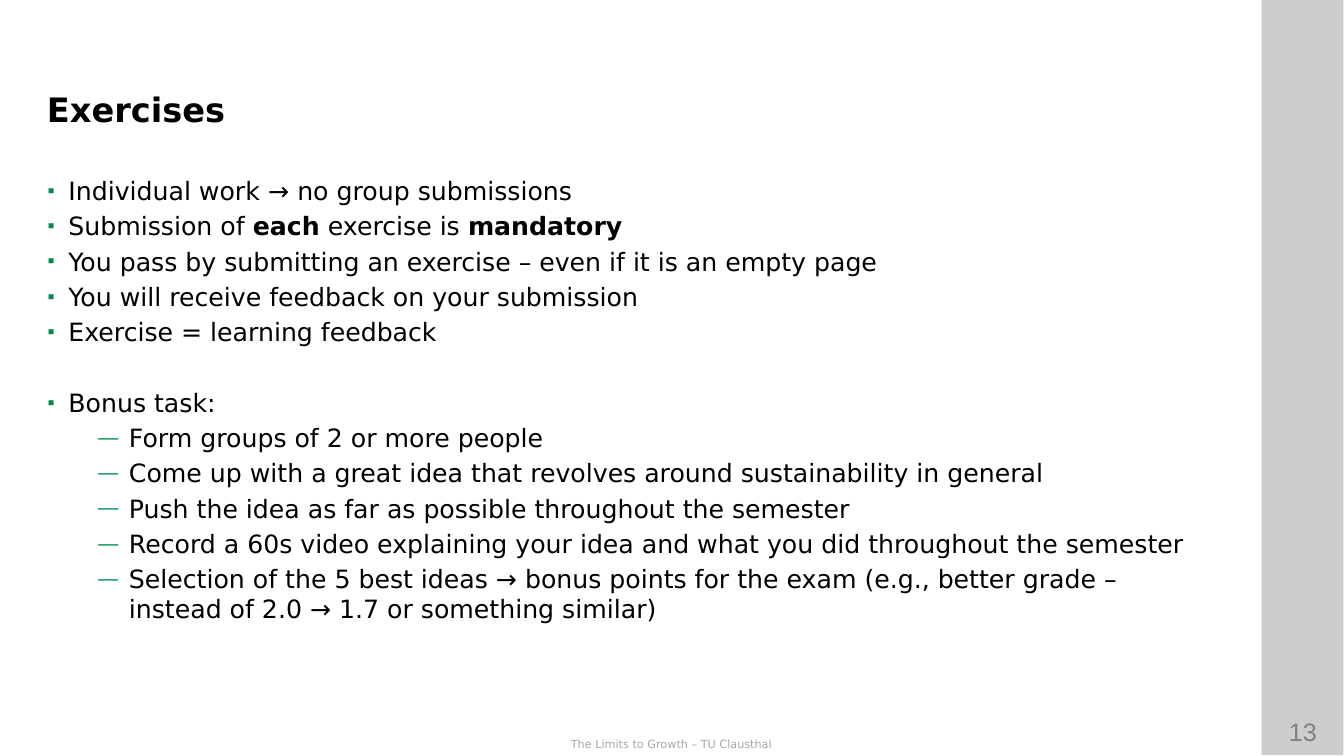
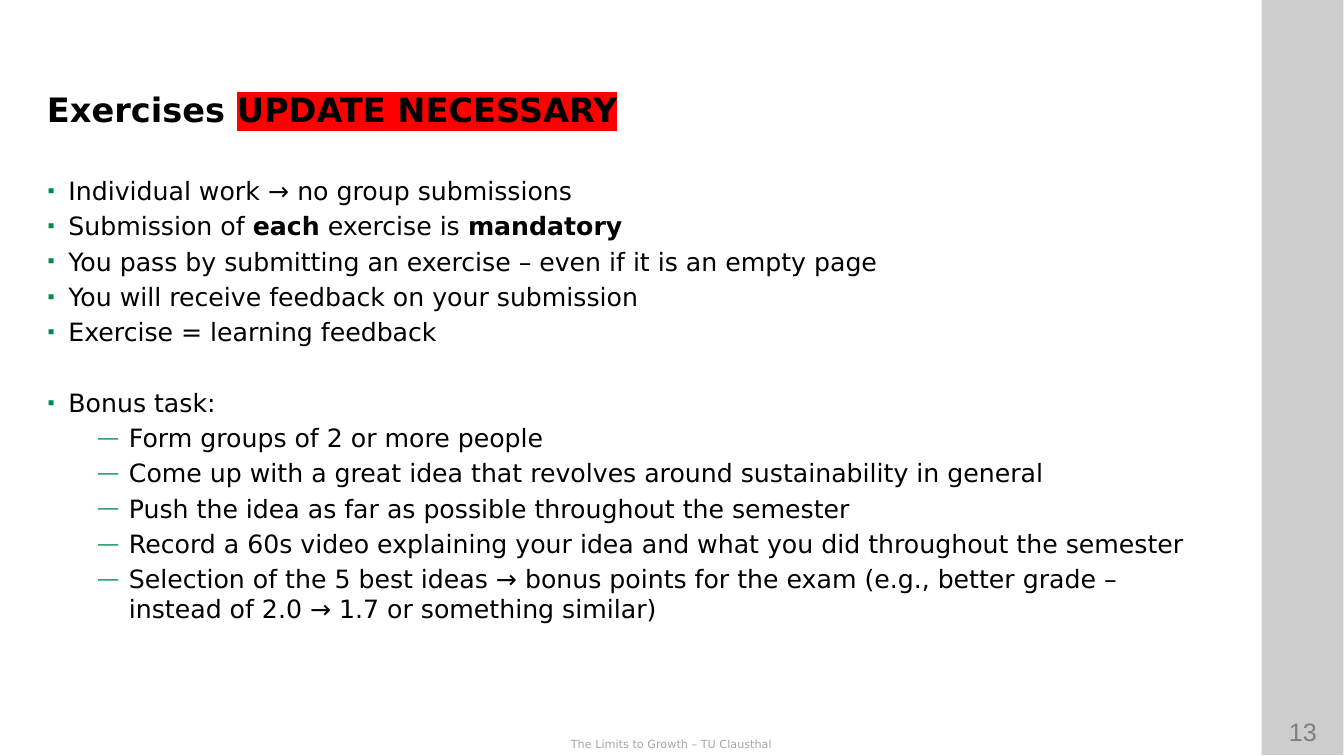
Before and after one commit to ETCE-LAB/teaching-material, a slide deck: slide 13 of The-Limits-to-Growth/LTG-L00-Organization.pptx. Drawn at 1344x756 pixels with LibreOffice and Linux fonts; fonts in the diff are those of the drawing; background and template pictures are left out. Boxes give left, top, right and bottom in pixels: in the first picture for what was removed or moved away, otherwise in the second. Text is boxed around its words. In the diff, an @@ line names an element or a change of style, - is before the commit and + after.

```diff
--- a/The-Limits-to-Growth/LTG-L00-Organization.pptx
+++ b/The-Limits-to-Growth/LTG-L00-Organization.pptx
@@ text at [47, 96, 617, 123]: text changed @@
-Exercises
+Exercises UPDATE NECESSARY
```
Also in this commit, not shown: 5 other slides changed, 1 other file.
